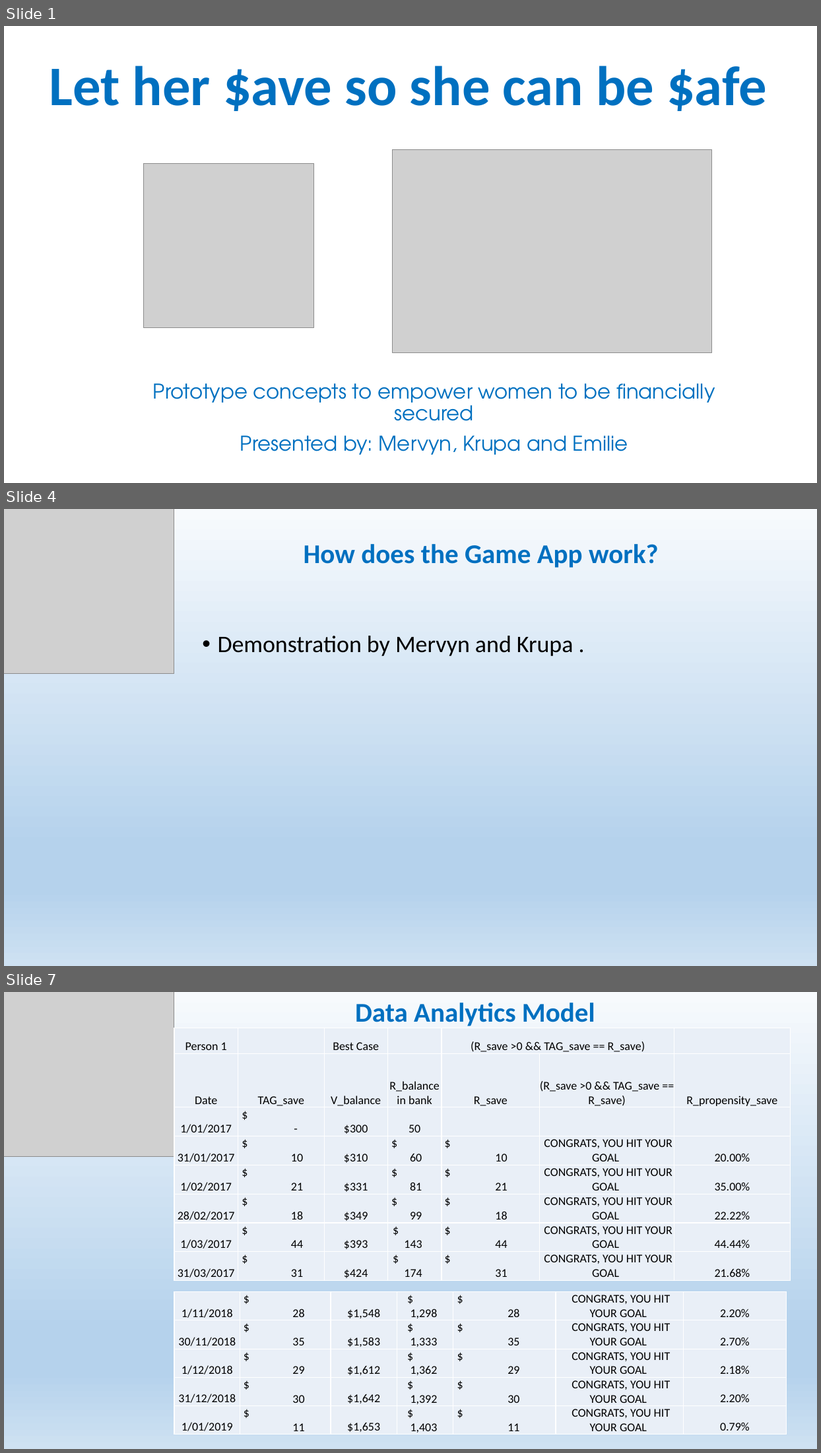
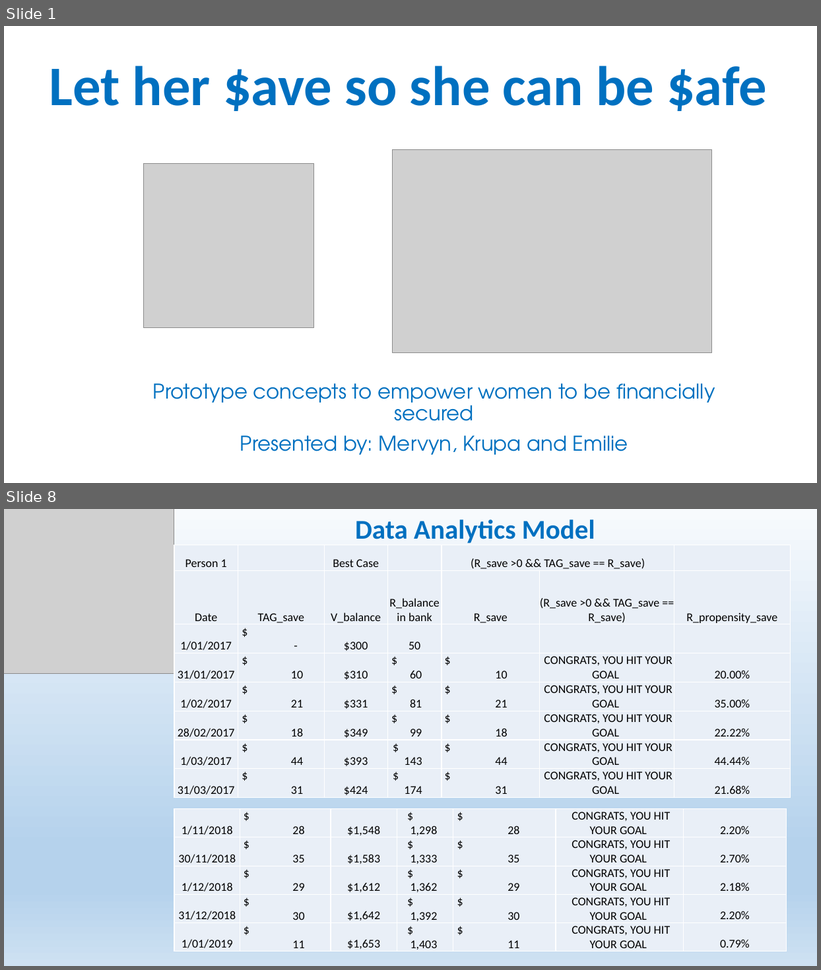
Before and after one commit to simplic8/unitedwehack, a slide deck: $ave$afe.pptx. Shown one above the other, each under a label of ours: slides 1, 4 and 7 before the commit, slides 1 and 8 after it; the slides between them are not shown. The pictures are 821x1453 and 821x970 pixels, drawn with LibreOffice and Linux fonts; fonts in the diff are those of the drawing; grey boxes stand for pictures. Boxes give left, top, right and bottom in pixels: in the first picture for what was removed or moved away, otherwise in the second. Text is boxed around its words. In the diff, an @@ line names an element or a change of style, - is before the commit and + after.

```diff
--- a/$ave$afe.pptx
+++ b/$ave$afe.pptx
@@ slide 4 removed at [4,509,817,966], background gradient #F7FAFD to #B5D2EC to #CEE1F2 @@
@@ picture removed at [4,509,174,674] @@
@@ text removed at [304,544,659,568] @@
-How does the Game App work?
@@ text removed at [218,636,574,656] @@
-• Demonstration by Mervyn and Krupa .
@@ what was slide 7 is now slide 8 @@
```
Also in this commit, not shown: 4 slides changed, 2 slides added, 2 other files.
